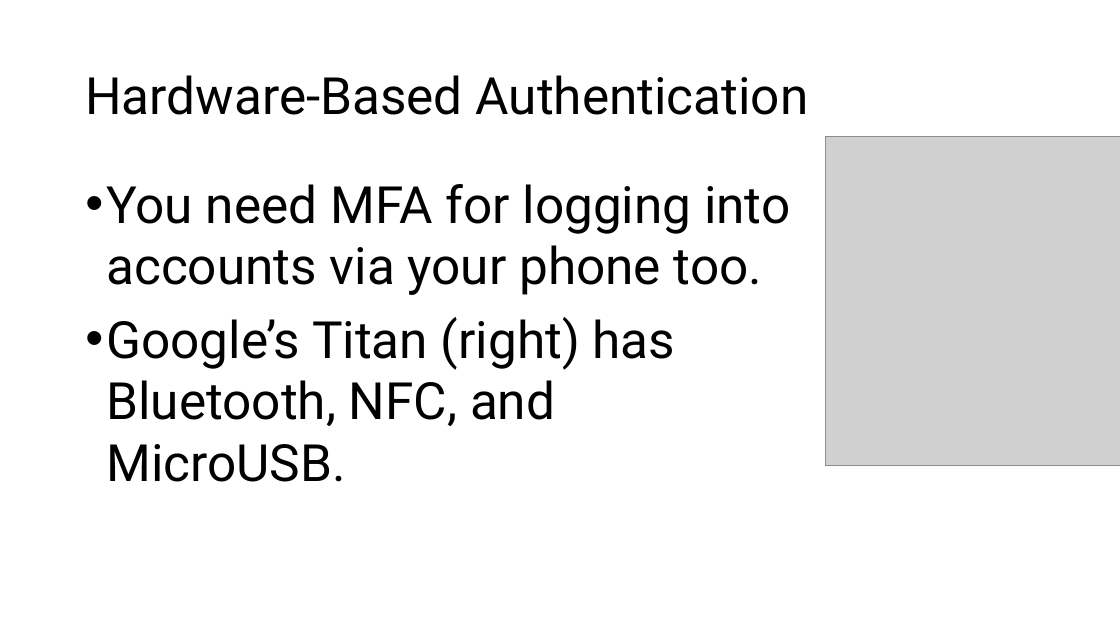
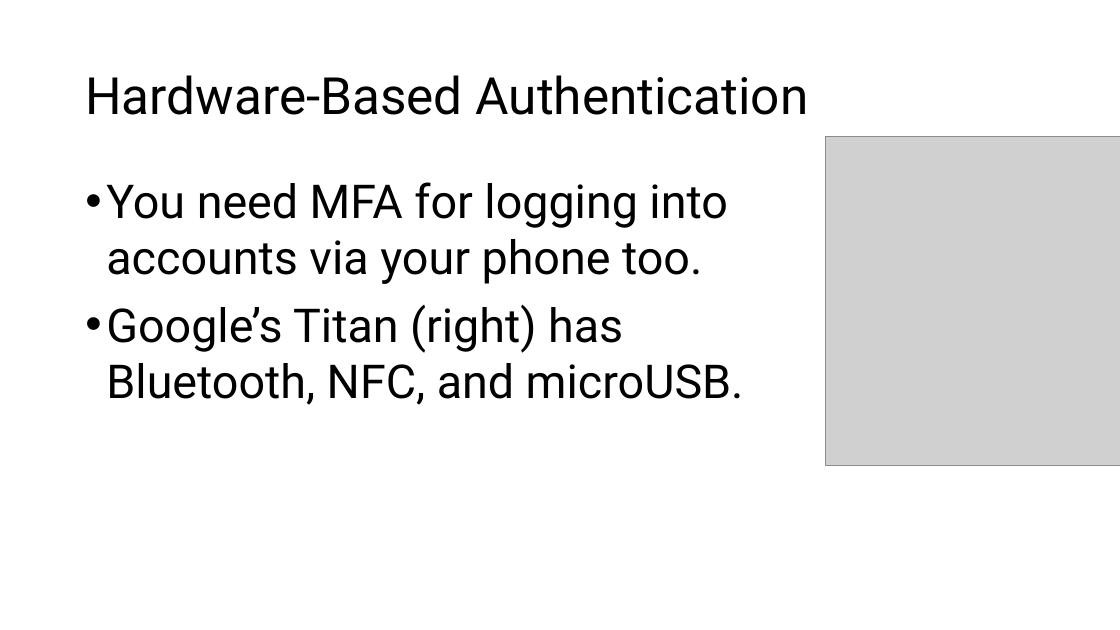
Before and after one commit to williamadba/Public-Presentations, a slide deck: slide 30 of Activ8 Lightning Night 2020/Personal Practical Cybersecurity.pptx (slide 31 before the commit). Drawn at 1120x630 pixels with LibreOffice and Linux fonts; fonts in the diff are those of the drawing; grey boxes stand for pictures. Boxes give left, top, right and bottom in pixels: in the first picture for what was removed or moved away, otherwise in the second. Text is boxed around its words. In the diff, an @@ line names an element or a change of style, - is before the commit and + after.

```diff
--- a/Activ8 Lightning Night 2020/Personal Practical Cybersecurity.pptx
+++ b/Activ8 Lightning Night 2020/Personal Practical Cybersecurity.pptx
@@ text at bbox=[106, 182, 727, 284]: size 44 to 40 pt in "You need MFA for logging into accounts ..." @@
@@ text at bbox=[106, 305, 744, 405]: text changed; size 44 to 40 pt @@
-• Google’s Titan (right) has Bluetooth, NFC, and MicroUSB.
+• Google’s Titan (right) has Bluetooth, NFC, and microUSB.
```
Also in this commit, not shown: 14 other slides changed, 1 slide removed.
